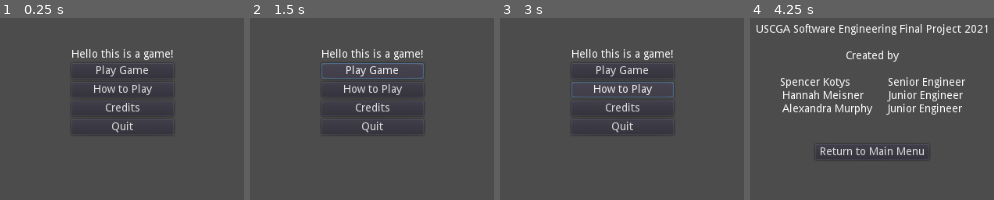
Above: before the commit, frames 1-4 (left to right).
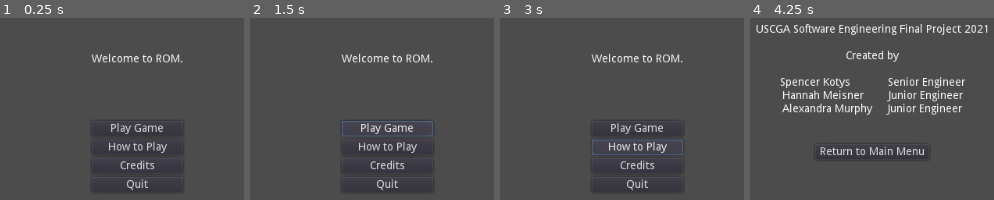
Above: after the commit, the same moments.

Repository: Spencer-Kotys/Welcome-to-ROM
Game: Godot game, scene res://startScreen.tscn
Two runs of this game, one before a commit and one after it. Both use one fixed random seed, a clock stepped at 60 frames per second and the inputs below.
Inputs:
- Up to frame 1 (0.25 s): no input
- Up to frame 2 (1.5 s): click "Play Game" at 0.5 s; click "Play Game" at 1.25 s
- Up to frame 3 (3 s): click "Play Game" at 2 s; click "How to Play" at 2.75 s
- Up to frame 4 (4.25 s): click "Credits" at 3.5 s

The runs differ from the first frame. In frame 1, 5.3% of the frame differs, in the area x 29-75%, y 17-96%; in frame 2, 6.2%; in frame 3, 6.1%; in frame 4, nothing differs.

Commit message:
worked on hud

Diff:
--- /dev/null
+++ b/Godot/Hud.tscn
@@ -0,0 +1,50 @@
+[gd_scene format=2]
+
+[node name="Day" type="MarginContainer"]
+margin_left = 950.091
+margin_top = 19.567
+margin_right = 950.091
+margin_bottom = 110.567
+__meta__ = {
+"_edit_use_anchors_": false
+}
+
+[node name="Background" type="NinePatchRect" parent="."]
+margin_bottom = 91.0
+
+[node name="TextureRect" type="TextureRect" parent="Background"]
+margin_right = 40.0
+margin_bottom = 40.0
+__meta__ = {
+"_edit_use_anchors_": false
+}
+
+[node name="Label" type="Label" parent="Background"]
+text = "DAY: 0
+"
+align = 3
+valign = 1
+__meta__ = {
+"_edit_use_anchors_": false
+}
+
+[node name="HUD" type="CanvasLayer" parent="."]
+
+[node name="MarginContainer" type="MarginContainer" parent="HUD"]
+anchor_right = 1.0
+margin_bottom = 91.0
+__meta__ = {
+"_edit_use_anchors_": false
+}
+
+[node name="HBoxContainer" type="HBoxContainer" parent="HUD/MarginContainer"]
+margin_right = 1024.0
+margin_bottom = 91.0
+
+[node name="Bars" type="VBoxContainer" parent="HUD/MarginContainer/HBoxContainer"]
+margin_bottom = 91.0
+
+[node name="Counters" type="HBoxContainer" parent="HUD/MarginContainer/HBoxContainer"]
+margin_left = 4.0
+margin_right = 4.0
+margin_bottom = 91.0
--- a/Godot/startScreen.tscn
+++ b/Godot/startScreen.tscn
@@ -1,6 +1,8 @@
-[gd_scene load_steps=2 format=2]
+[gd_scene load_steps=3 format=2]
 
 [ext_resource path="res://startScreen.gd" type="Script" id=1]
+
+[sub_resource type="Theme" id=1]
 
 [node name="Control" type="Control"]
 anchor_right = 1.0
@@ -13,53 +15,62 @@
 [node name="CenterContainer" type="CenterContainer" parent="."]
 anchor_right = 1.0
 anchor_bottom = 1.0
+margin_left = 19.0
+margin_top = 40.0
+margin_right = 19.0
+margin_bottom = 40.0
+theme = SubResource( 1 )
 __meta__ = {
 "_edit_use_anchors_": false
 }
 
 [node name="VBoxContainer" type="VBoxContainer" parent="CenterContainer"]
-margin_left = 446.0
-margin_top = 245.0
-margin_right = 577.0
-margin_bottom = 355.0
+margin_left = 453.0
+margin_top = 211.0
+margin_right = 570.0
+margin_bottom = 389.0
 __meta__ = {
 "_edit_use_anchors_": false
 }
 
 [node name="Label" type="Label" parent="CenterContainer/VBoxContainer"]
-margin_right = 131.0
-margin_bottom = 14.0
-text = "Hello this is a game!"
+margin_right = 117.0
+margin_bottom = 82.0
+text = "Welcome to ROM.
+
+
+
+"
 align = 1
 __meta__ = {
 "_edit_use_anchors_": false
 }
 
 [node name="Button" type="Button" parent="CenterContainer/VBoxContainer"]
-margin_top = 18.0
-margin_right = 131.0
-margin_bottom = 38.0
+margin_top = 86.0
+margin_right = 117.0
+margin_bottom = 106.0
 text = "Play Game"
 __meta__ = {
 "_edit_use_anchors_": false
 }
 
 [node name="Button2" type="Button" parent="CenterContainer/VBoxContainer"]
-margin_top = 42.0
-margin_right = 131.0
-margin_bottom = 62.0
+margin_top = 110.0
+margin_right = 117.0
+margin_bottom = 130.0
 text = "How to Play"
 
 [node name="Button3" type="Button" parent="CenterContainer/VBoxContainer"]
-margin_top = 66.0
-margin_right = 131.0
-margin_bottom = 86.0
+margin_top = 134.0
+margin_right = 117.0
+margin_bottom = 154.0
 text = "Credits"
 
 [node name="Button4" type="Button" parent="CenterContainer/VBoxContainer"]
-margin_top = 90.0
-margin_right = 131.0
-margin_bottom = 110.0
+margin_top = 158.0
+margin_right = 117.0
+margin_bottom = 178.0
 text = "Quit"
 [connection signal="pressed" from="CenterContainer/VBoxContainer/Button3" to="." method="_on_Button3_pressed"]
 [connection signal="pressed" from="CenterContainer/VBoxContainer/Button4" to="." method="_on_Button4_pressed"]
Binary file added: Godot/Sickness.ttf
